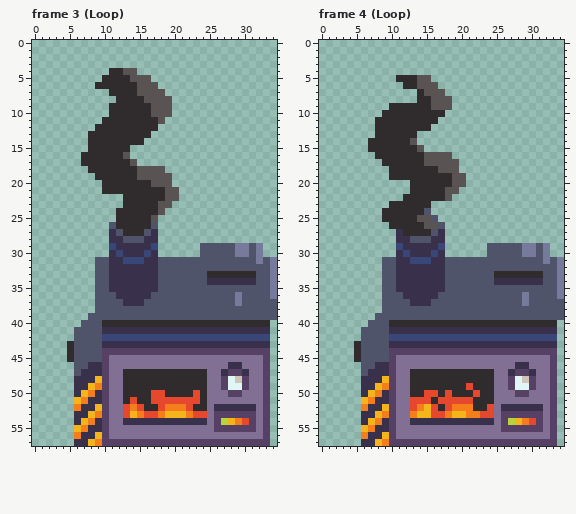
File history of a pixel-art file, Incinerator/Old/Incinerator.aseprite. Above: the version before the commit.
35x58 pixels, 10 frames. Shown: frame 3 (Loop), frame 4 (Loop). The commit also changed other frames, which this record leaves out.
And afterwards:
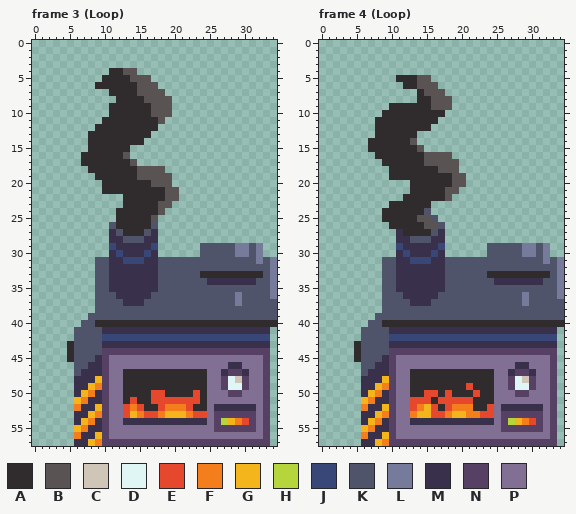
Palette (. is transparent): A #302c2e  B #5a5353  C #cfc6b8  D #dff6f5  E #e6482e  F #f47e1b  G #f4b41b  H #b6d53c  J #394778  K #4f546b  L #777b9b  M #39314b  N #564064  P #827094
What changed:
Frame 3 (Loop), layer "Base":
Colour A now appears in row 40 at x 34.
The author changed colour K to colour A in row 33 at x 24 and 32; in row 40 at x 9.
The author changed colour K to colour M in row 45 at x 9.
Frame 4 (Loop), layer "Base": the same change as frame 3 (Loop)
